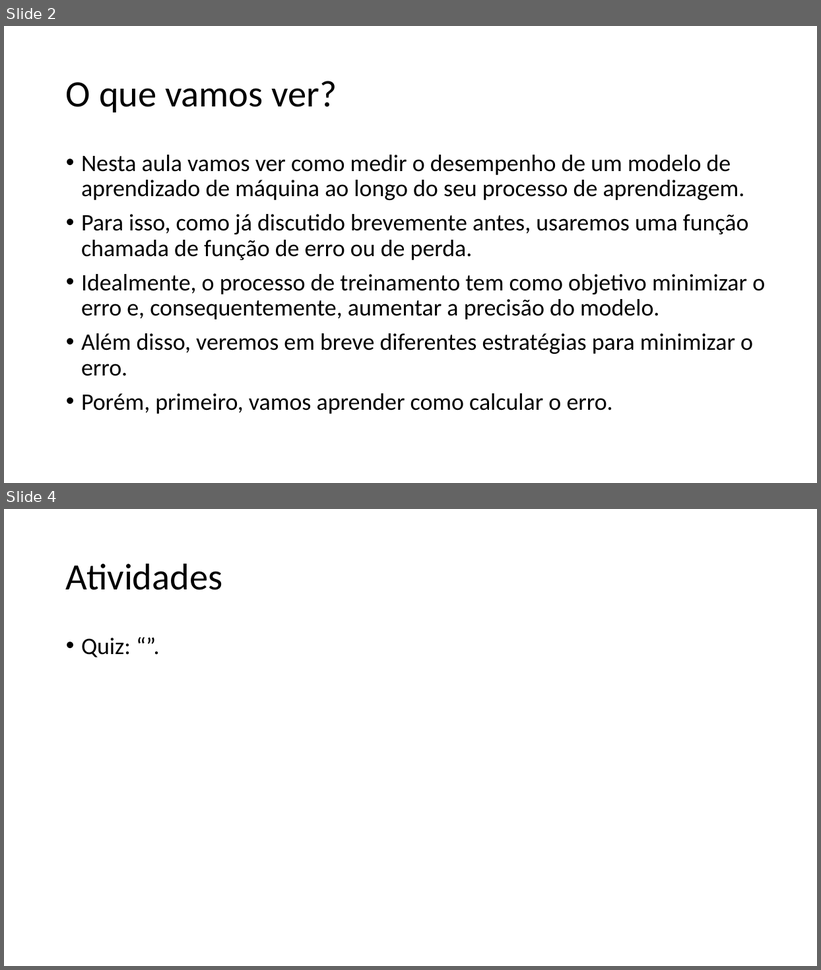
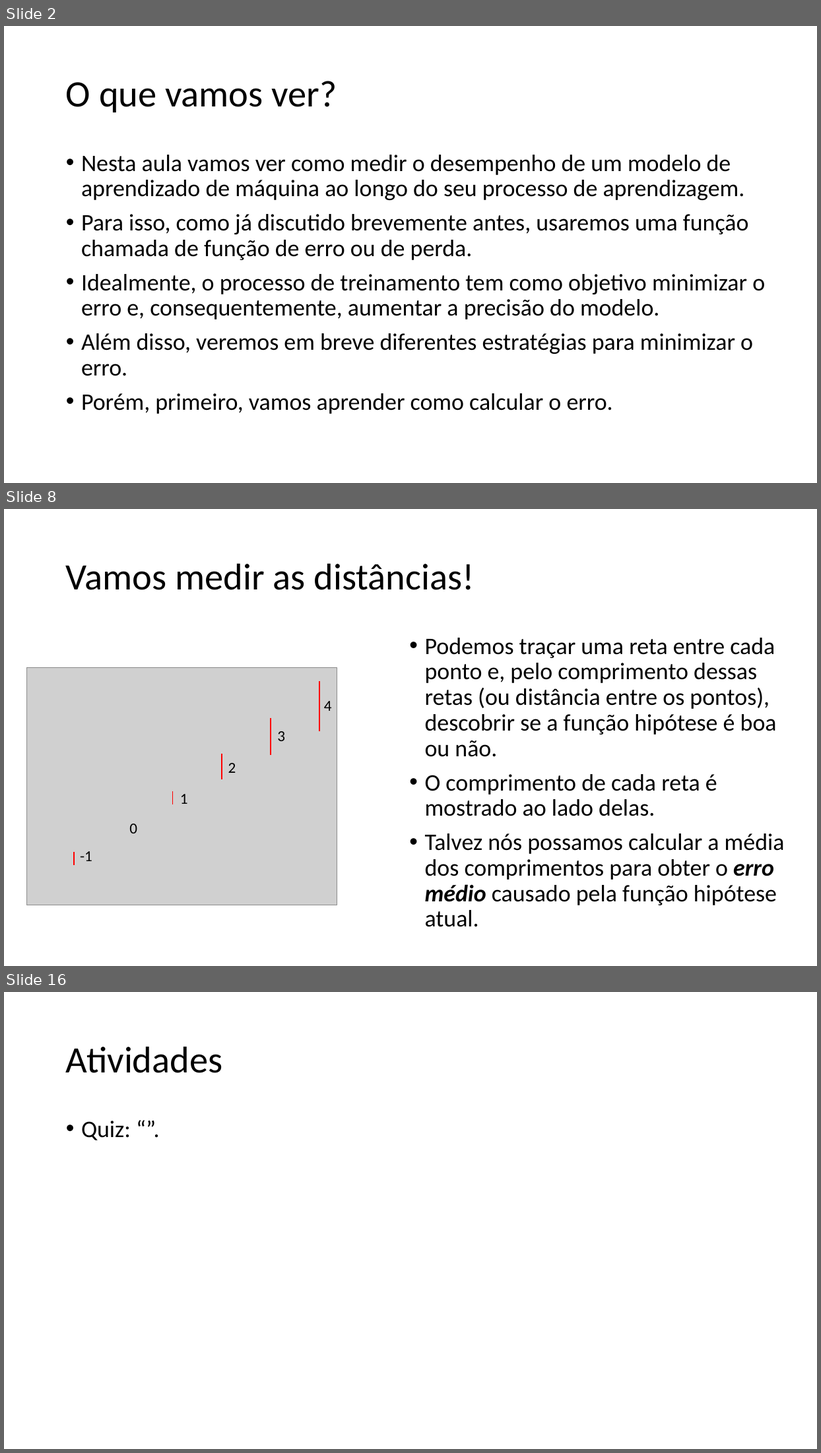
Before and after one commit to zz4fap/tp557-iot-ml, a slide deck: slides/TP557_5_Medindo_a_precisão_de_um_modelo_de_ML.pptx. Shown one above the other, each under a label of ours: slides 2 and 4 before the commit, slides 2, 8 and 16 after it; the slides between them are not shown. The pictures are 821x970 and 821x1453 pixels, drawn with LibreOffice and Linux fonts; fonts in the diff are those of the drawing; grey boxes stand for pictures. Boxes give left, top, right and bottom in pixels: in the first picture for what was removed or moved away, otherwise in the second. Text is boxed around its words. In the diff, an @@ line names an element or a change of style, - is before the commit and + after.

```diff
--- a/slides/TP557_5_Medindo_a_precisão_de_um_modelo_de_ML.pptx
+++ b/slides/TP557_5_Medindo_a_precisão_de_um_modelo_de_ML.pptx
@@ slide 8 added at <box>4,509,817,966</box>, background #FFFFFF @@
@@ title added at <box>66,563,474,590</box>, 44 pt, text #000000 @@
+Vamos medir as distâncias!
@@ text added at <box>425,638,785,927</box>, 28 pt, text #000000 @@
+• Podemos traçar uma reta entre cada ponto e, pelo comprimento dessas retas (ou distância entre os pontos), descobrir se a função hipótese é boa ou não.
+• O comprimento de cada reta é mostrado ao lado delas.
+• Talvez nós possamos calcular a média dos comprimentos para obter o erro médio causado pela função hipótese atual.
@@ text added at <box>324,701,332,711</box>, 18 pt, text #000000 @@
+4
@@ text added at <box>277,731,285,741</box>, 18 pt, text #000000 @@
+3
@@ text added at <box>228,763,236,773</box>, 18 pt, text #000000 @@
+2
@@ text added at <box>180,794,188,804</box>, 18 pt, text #000000 @@
+1
@@ text added at <box>129,824,137,834</box>, 18 pt, text #000000 @@
+0
@@ group added at <box>26,667,337,906</box>: 5 lines, 1 picture @@
@@ text added at <box>80,852,92,861</box>, 18 pt, text #000000 @@
+-1
@@ what was slide 4 is now slide 16 @@
```
Also in this commit, not shown: 13 other slides added, 1 slide removed, 3 other files.
